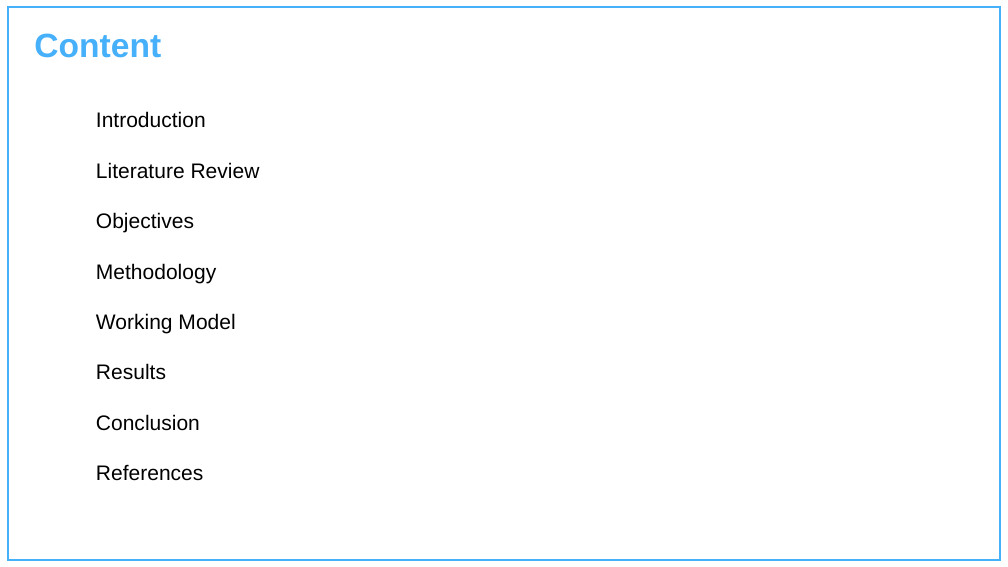
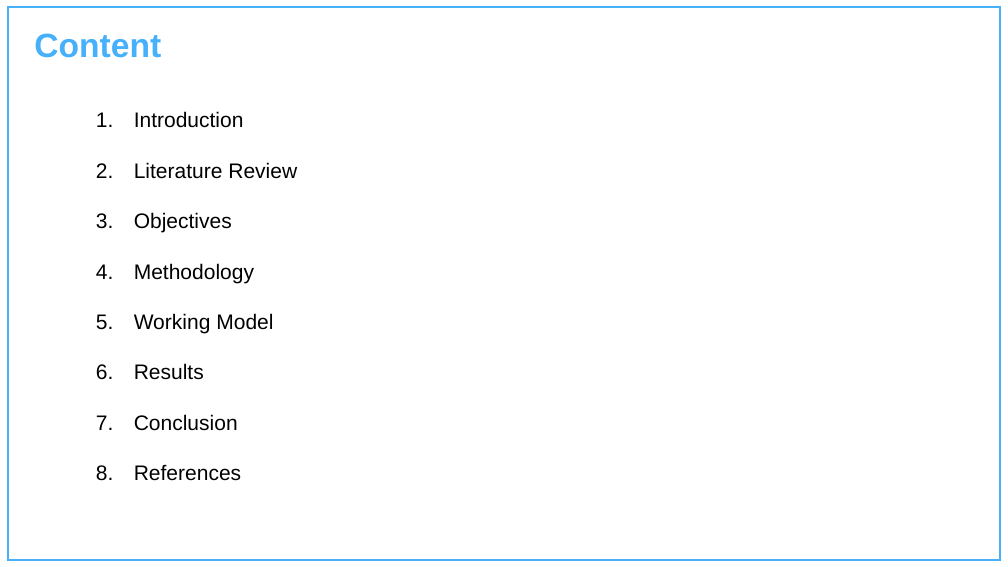
Before and after one commit to Charu-2718/TradeHelp, a slide deck: slide 2 of Documentation/Presentation.pptx. Drawn at 1008x567 pixels with LibreOffice and Linux fonts; fonts in the diff are those of the drawing; background and template pictures are left out. Boxes give left, top, right and bottom in pixels: in the first picture for what was removed or moved away, otherwise in the second. Text is boxed around its words. In the diff, an @@ line names an element or a change of style, - is before the commit and + after.

```diff
--- a/Documentation/Presentation.pptx
+++ b/Documentation/Presentation.pptx
@@ text "Introduction" at [134,111,297,481]: bullet none to 1. @@
```
Also in this commit, not shown: 2 other slides changed, 4 slides added, 3 slides removed, 1 other file.
